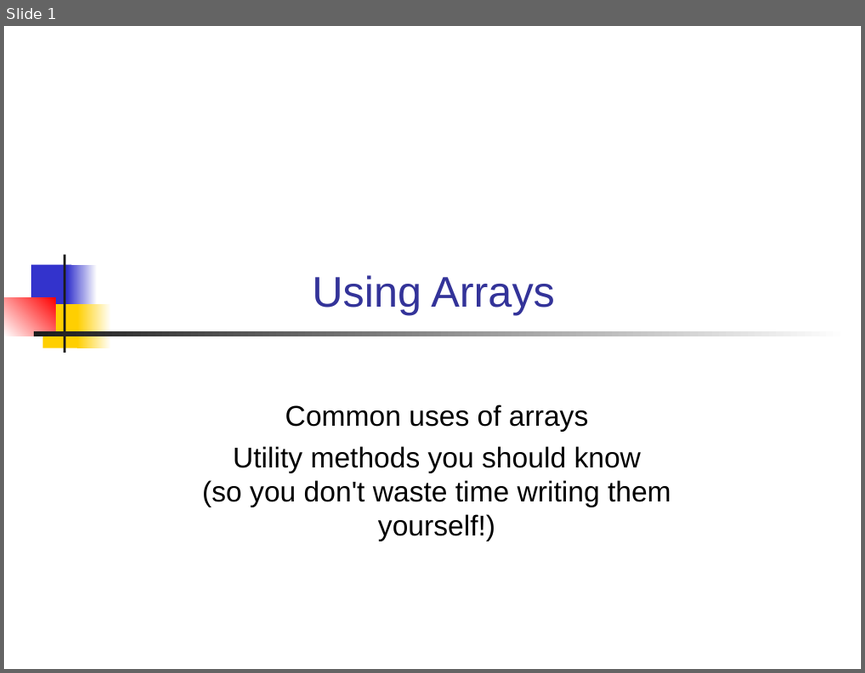
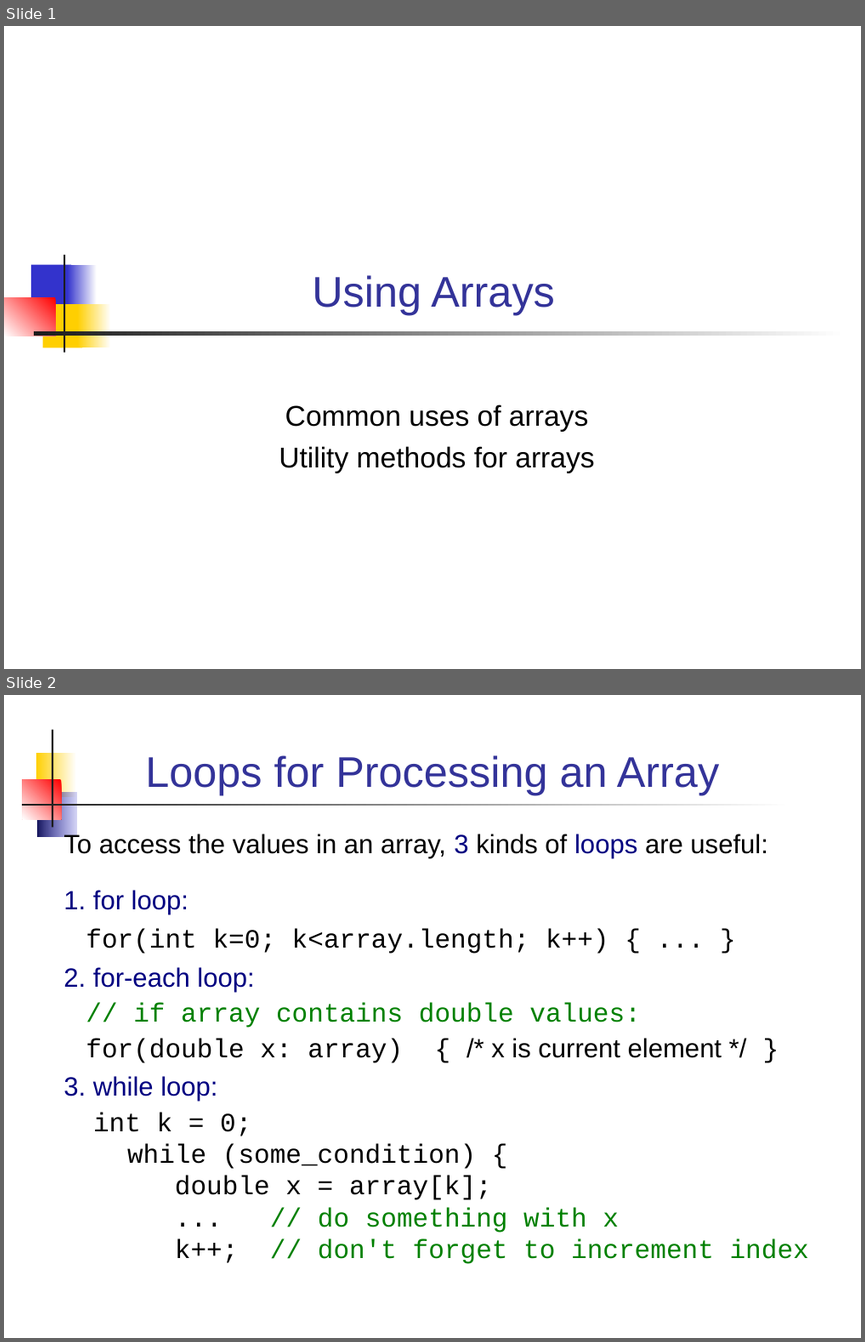
Before and after one commit to cpske/programming1, a slide deck: java-basics/18-Using-Arrays.ppt. Shown one above the other, each under a label of ours: slide 1 before the commit, slides 1 and 2 after it. The pictures are 865x673 and 865x1342 pixels, drawn with LibreOffice and Linux fonts; fonts in the diff are those of the drawing. Boxes give left, top, right and bottom in pixels: in the first picture for what was removed or moved away, otherwise in the second. Text is boxed around its words. In the diff, an @@ line names an element or a change of style, - is before the commit and + after.

Commit message:
update arrays material

```diff
--- a/java-basics/18-Using-Arrays.ppt
+++ b/java-basics/18-Using-Arrays.ppt
@@ slide 2 added at box(4, 695, 861, 1338), background #FFFFFF @@
@@ rectangle added at box(52, 729, 53, 827), fill #1C1C1C @@
@@ rectangle added at box(35, 753, 76, 797), fill gradient #FFFFFF to #FFCF01 @@
@@ title added at box(145, 755, 719, 795), 36 pt, text #333399 @@
+Loops for Processing an Array
@@ rectangle added at box(23, 780, 62, 819), fill gradient #FF0000 to #FFFFFF @@
@@ rectangle added at box(37, 793, 76, 837), fill gradient #3333CC to #17175E @@
@@ rectangle added at box(22, 804, 791, 805), fill gradient #FFFFFF to #1C1C1C @@
@@ text added at box(64, 832, 809, 1264), 22.2 pt, text #000000 @@
+To access the values in an array, 3 kinds of loops are useful:
+1. for loop:
+for(int k=0; k<array.length; k++) { ... }
+2. for-each loop:
+// if array contains double values:
+for(double x: array) { /* x is current element */ }
+3. while loop:
+int k = 0;
+while (some_condition) {
+double x = array[k];
+... // do something with x
+k++; // don't forget to increment index
@@ slide 1 changed as well @@
@@ subtitle at box(279, 446, 594, 473): text changed @@
-Utility methods you should know
-(so you don't waste time writing them yourself!)
+Utility methods for arrays
```
Also in this commit, not shown: 8 other slides changed, 4 other slides added, 1 slide removed, 6 other files.
